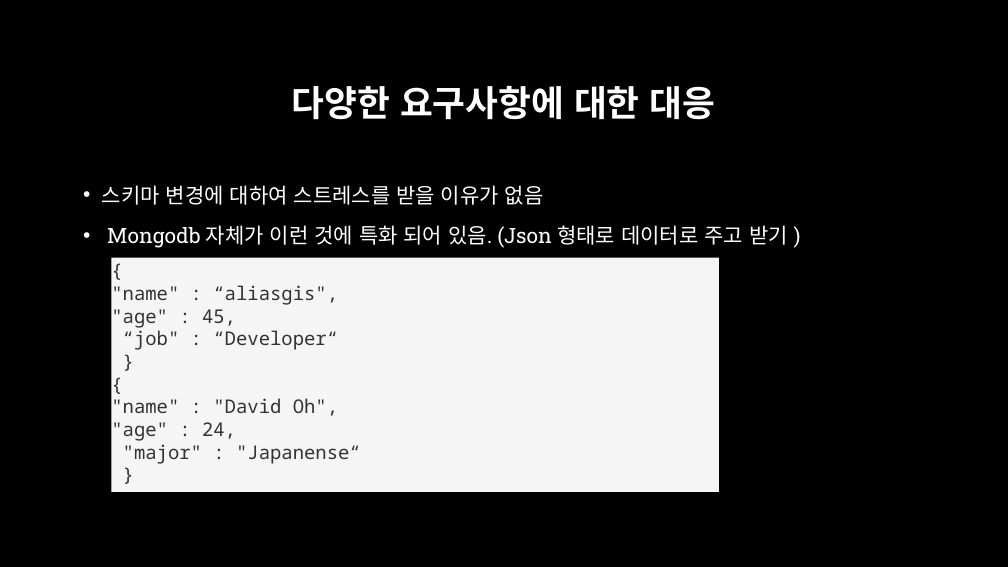
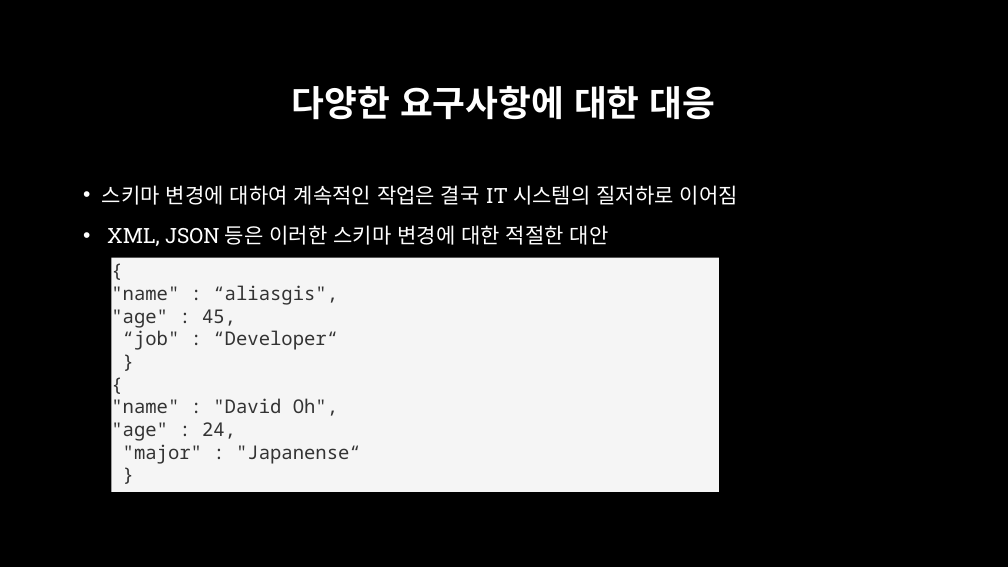
Before and after one commit to aliasgis/OSGEO, a slide deck: slide 10 of Mongodb 와 공간정보.pptx. Drawn at 1008x567 pixels with LibreOffice and Linux fonts; fonts in the diff are those of the drawing; background and template pictures are left out. Boxes give left, top, right and bottom in pixels: in the first picture for what was removed or moved away, otherwise in the second. Text is boxed around its words. In the diff, an @@ line names an element or a change of style, - is before the commit and + after.

```diff
--- a/Mongodb 와 공간정보.pptx
+++ b/Mongodb 와 공간정보.pptx
@@ text at bbox=[102, 185, 738, 246]: text changed @@
-• 스키마 변경에 대하여 스트레스를 받을 이유가 없음
-• Mongodb 자체가 이런 것에 특화 되어 있음. (Json 형태로 데이터로 주고 받기 )
+• 스키마 변경에 대하여 계속적인 작업은 결국 IT 시스템의 질저하로 이어짐
+• XML, JSON 등은 이러한 스키마 변경에 대한 적절한 대안
```
Also in this commit, not shown: 12 other slides changed, 14 slides added, 2 slides removed.
